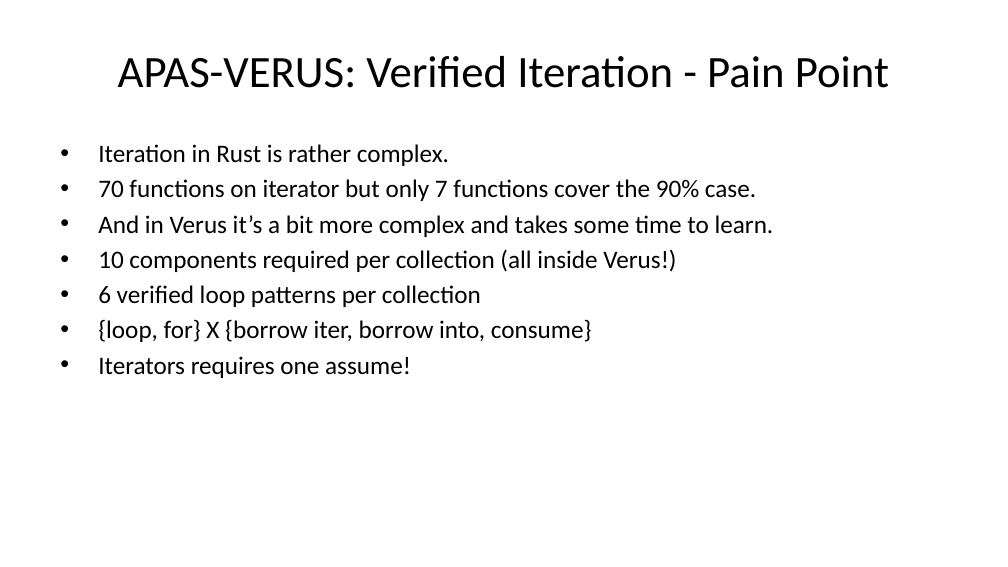
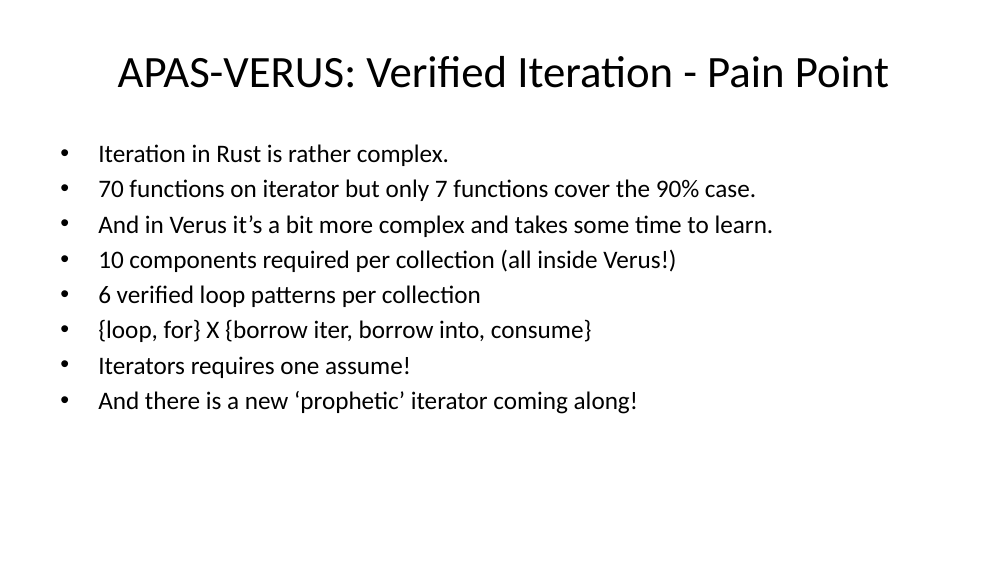
Before and after one commit to briangmilnes/APAS-VERUS, a slide deck: slide 44 of lectures/slidesCMUCS.pptx. Drawn at 1008x567 pixels with LibreOffice and Linux fonts; fonts in the diff are those of the drawing. Boxes give left, top, right and bottom in pixels: in the first picture for what was removed or moved away, otherwise in the second. Text is boxed around its words. In the diff, an @@ line names an element or a change of style, - is before the commit and + after.

```diff
--- a/lectures/slidesCMUCS.pptx
+++ b/lectures/slidesCMUCS.pptx
@@ text at <box>98,391,638,414</box>: paragraph added @@
+• And there is a new ‘prophetic’ iterator coming along!
```
Also in this commit, not shown: 3 other slides changed, 1 slide added, 2 other files.
